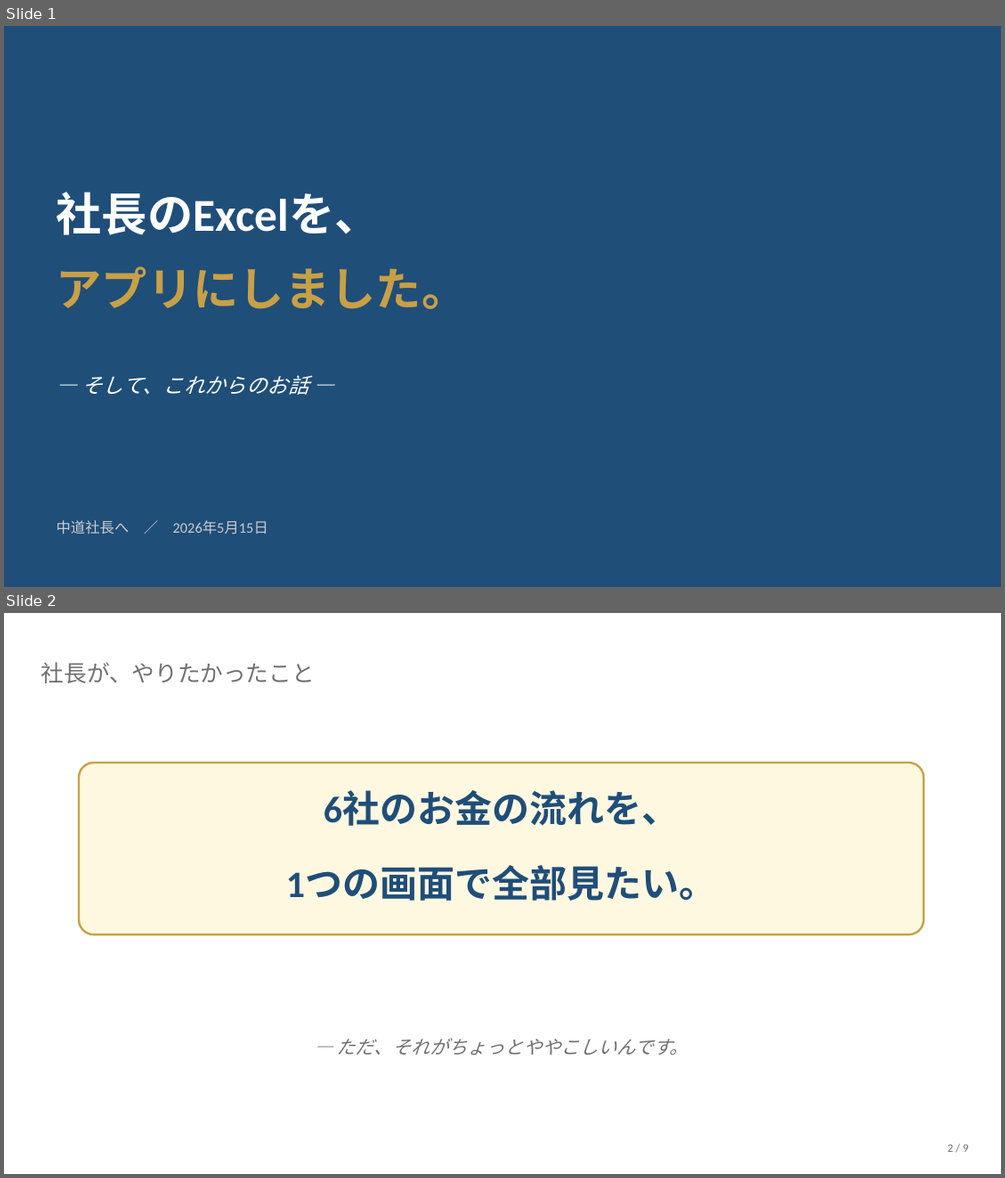
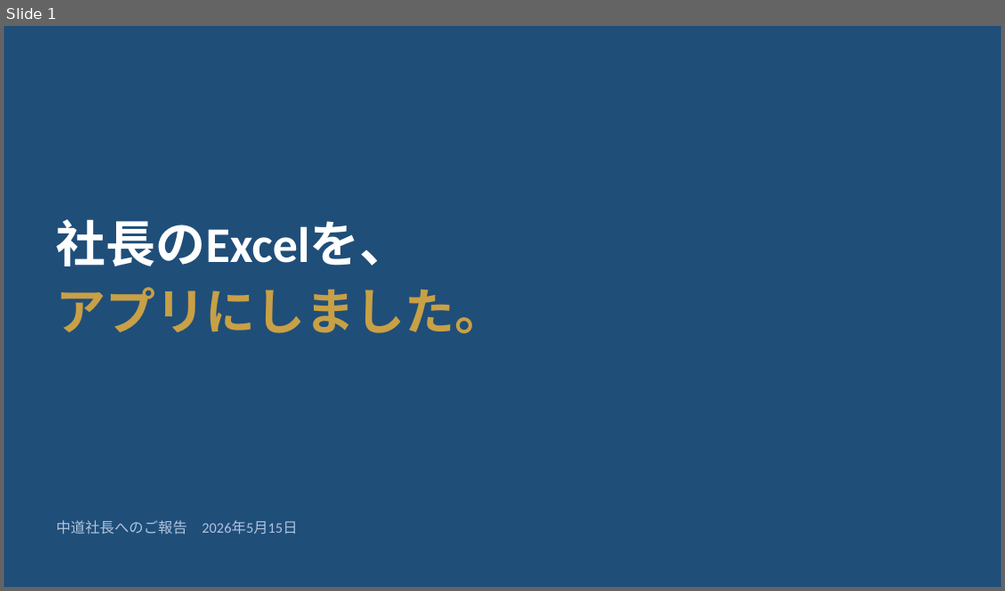
Before and after one commit to lbnakao/grcarsystem, a slide deck: 中道社長向け_資金管理_v10反映ご報告.pptx. Shown one above the other, each under a label of ours: slides 1 and 2 before the commit, slide 1 after it. The pictures are 1005x1178 and 1005x591 pixels, drawn with LibreOffice and Linux fonts; fonts in the diff are those of the drawing. Boxes give left, top, right and bottom in pixels: in the first picture for what was removed or moved away, otherwise in the second. Text is boxed around its words. In the diff, an @@ line names an element or a change of style, - is before the commit and + after.

```diff
--- a/中道社長向け_資金管理_v10反映ご報告.pptx
+++ b/中道社長向け_資金管理_v10反映ご報告.pptx
@@ slide 2 removed at <box>4,613,1001,1174</box>, background #FFFFFF @@
@@ text removed at <box>41,662,315,683</box> @@
-社長が、やりたかったこと
@@ rounded rectangle removed at <box>79,763,923,934</box> @@
@@ text removed at <box>324,791,679,826</box> @@
-6社のお金の流れを、
@@ text removed at <box>286,866,716,900</box> @@
-1つの画面で全部見たい。
@@ text removed at <box>337,1038,688,1055</box> @@
-— ただ、それがちょっとややこしいんです。
@@ text removed at <box>947,1144,968,1151</box> @@
-2 / 9
@@ slide 1 changed as well @@
@@ text "社長のExcelを、" at <box>57,219,410,266</box>: size 44 to 48 pt @@
@@ text "社長のExcelを、": place and size @@
-text "社長のExcelを、" at <box>57,192,380,235</box>
+text "社長のExcelを、" at <box>57,219,410,266</box>
@@ text "アプリにしました。": place and size @@
-text "アプリにしました。" at <box>57,266,468,309</box>
+text "アプリにしました。" at <box>57,287,505,333</box>
@@ text "アプリにしました。" at <box>57,287,505,333</box>: size 44 to 48 pt @@
@@ text removed at <box>81,375,308,394</box> @@
-— そして、これからのお話 —
@@ text at <box>57,520,297,534</box>: text changed; text colour #CCCCCC to #B0C4DE @@
-中道社長へ ／ 2026年5月15日
+中道社長へのご報告 2026年5月15日
```
Also in this commit, not shown: 6 other slides changed, 4 slides added, 1 other slide removed, 3 other files.
